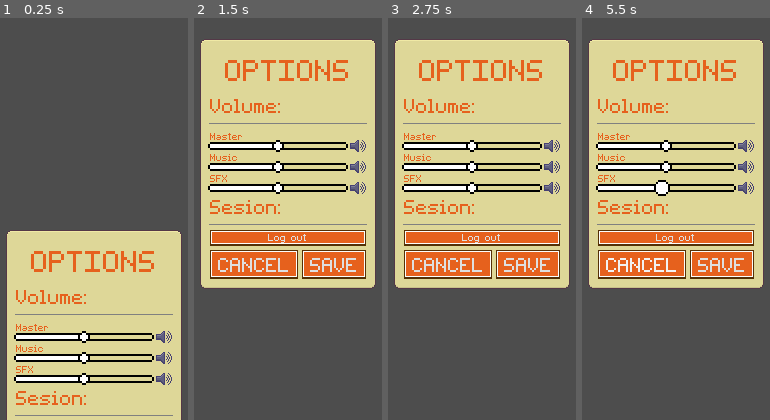
Above: before the commit, frames 1-4 (left to right).
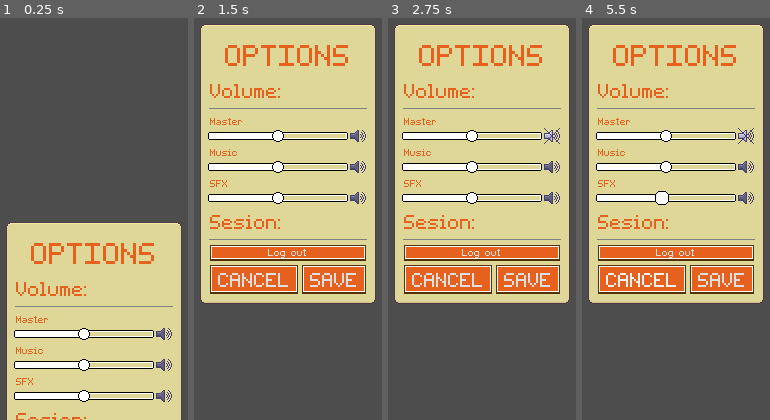
Above: after the commit, the same moments.

Repository: HugoReyHol/clon-flappy-bird
Game: Godot game, scene res://ui/options/options.tscn
Two runs of this game, one before a commit and one after it. Both use one fixed random seed, a clock stepped at 60 frames per second and the inputs below. This scene is started directly instead of the project's main scene.
Inputs (mouse positions are in pixels of both pictures, inside the frame that each line leads up to):
- Up to frame 1 (0.25 s): no input
- Up to frame 2 (1.5 s): tap Enter (ui_accept) at 0.5 s; move the mouse to (351, 138) at 0.52 s; hold D 0.53-1.25 s; tap Backspace at 0.6 s; click (351, 138) at 0.67 s; tap Space (Jump) at 0.77 s; click (357, 146) at 1.27 s
- Up to frame 3 (2.75 s): click (551, 134) at 2.02 s
- Up to frame 4 (5.5 s): click "Log out" at 2.75 s; click "CANCEL" at 3.5 s; click "SAVE" at 4.25 s; drag from (617, 190) to (660, 267) at 5.02 s

The runs differ from the first frame. In frame 1, 12% of the frame differs, in the area x 3-97%, y 50-100%; in frame 2, 26%; in frame 3, 26%, in the area x 3-97%, y 1-71%; in frame 4, 26%.

Commit message:
Añadidos metodos de configuracion a VolumeSlider

Diff:
--- a/flappy-bird/ui/volume_sliders/volume_slider.gd
+++ b/flappy-bird/ui/volume_sliders/volume_slider.gd
@@ -2,9 +2,37 @@
 extends Control
 
 
+signal value_changed(value: float)
+signal muted_pressed(muted: bool)
+
+const SPEAKER_ON = preload("res://ui/volume_sliders/sprites/speaker_on.png")
+const SPEAKER_MUTE = preload("res://ui/volume_sliders/sprites/speaker_mute.png")
+
 @export var slider: HSlider
 @export var muteButton: TextureButton
 
+var muted: bool
 
-func _ready() -> void:
-	pass
+
+# Le asigan un nuevo valor al slider
+func set_values(sound: float, mute: bool) -> void:
+	slider.value = sound
+	muted = mute
+	set_muted()
+
+
+# Cambia el valor del botón para silenciar
+func set_muted() -> void:
+	muteButton.texture_normal = SPEAKER_MUTE if muted else SPEAKER_ON
+
+
+# Emite la señal para pasar el valor al padre
+func _on_sound_slider_value_changed(value: float) -> void:
+	value_changed.emit(value)
+
+
+# Emite la señal para pasar el valor al padre
+func _on_mute_button_up() -> void:
+	muted = !muted
+	set_muted()
+	muted_pressed.emit(muted)
--- a/flappy-bird/ui/volume_sliders/volume_slider.tscn
+++ b/flappy-bird/ui/volume_sliders/volume_slider.tscn
@@ -5,15 +5,17 @@
 [ext_resource type="Script" uid="uid://nculg78muhd5" path="res://ui/volume_sliders/volume_slider.gd" id="1_kvget"]
 
 [node name="VolumeSlider" type="Control" node_paths=PackedStringArray("slider", "muteButton")]
+custom_minimum_size = Vector2(0, 10)
 layout_mode = 3
 anchors_preset = 10
 anchor_right = 1.0
+offset_bottom = 10.0
 grow_horizontal = 2
 size_flags_horizontal = 3
 size_flags_vertical = 3
 script = ExtResource("1_kvget")
-slider = NodePath("HBox/Slider")
-muteButton = NodePath("HBox/TextureButton")
+slider = NodePath("HBox/SoundSlider")
+muteButton = NodePath("HBox/MuteButton")
 
 [node name="HBox" type="HBoxContainer" parent="."]
 layout_mode = 1
@@ -27,7 +29,7 @@
 grow_vertical = 2
 size_flags_horizontal = 3
 
-[node name="Slider" type="HSlider" parent="HBox"]
+[node name="SoundSlider" type="HSlider" parent="HBox"]
 layout_mode = 2
 size_flags_horizontal = 3
 size_flags_vertical = 1
@@ -36,6 +38,9 @@
 step = 0.01
 value = 0.5
 
-[node name="TextureButton" type="TextureButton" parent="HBox"]
+[node name="MuteButton" type="TextureButton" parent="HBox"]
 layout_mode = 2
 texture_normal = ExtResource("1_4ynpv")
+
+[connection signal="value_changed" from="HBox/SoundSlider" to="." method="_on_sound_slider_value_changed"]
+[connection signal="button_up" from="HBox/MuteButton" to="." method="_on_mute_button_up"]
Binary file changed: flappy-bird/ui/volume_sliders/sprites/icon_grabber.png
Binary file changed: flappy-bird/ui/volume_sliders/sprites/icon_grabber_highlight.png
Binary file changed: flappy-bird/ui/volume_sliders/sprites/style_slider.png
